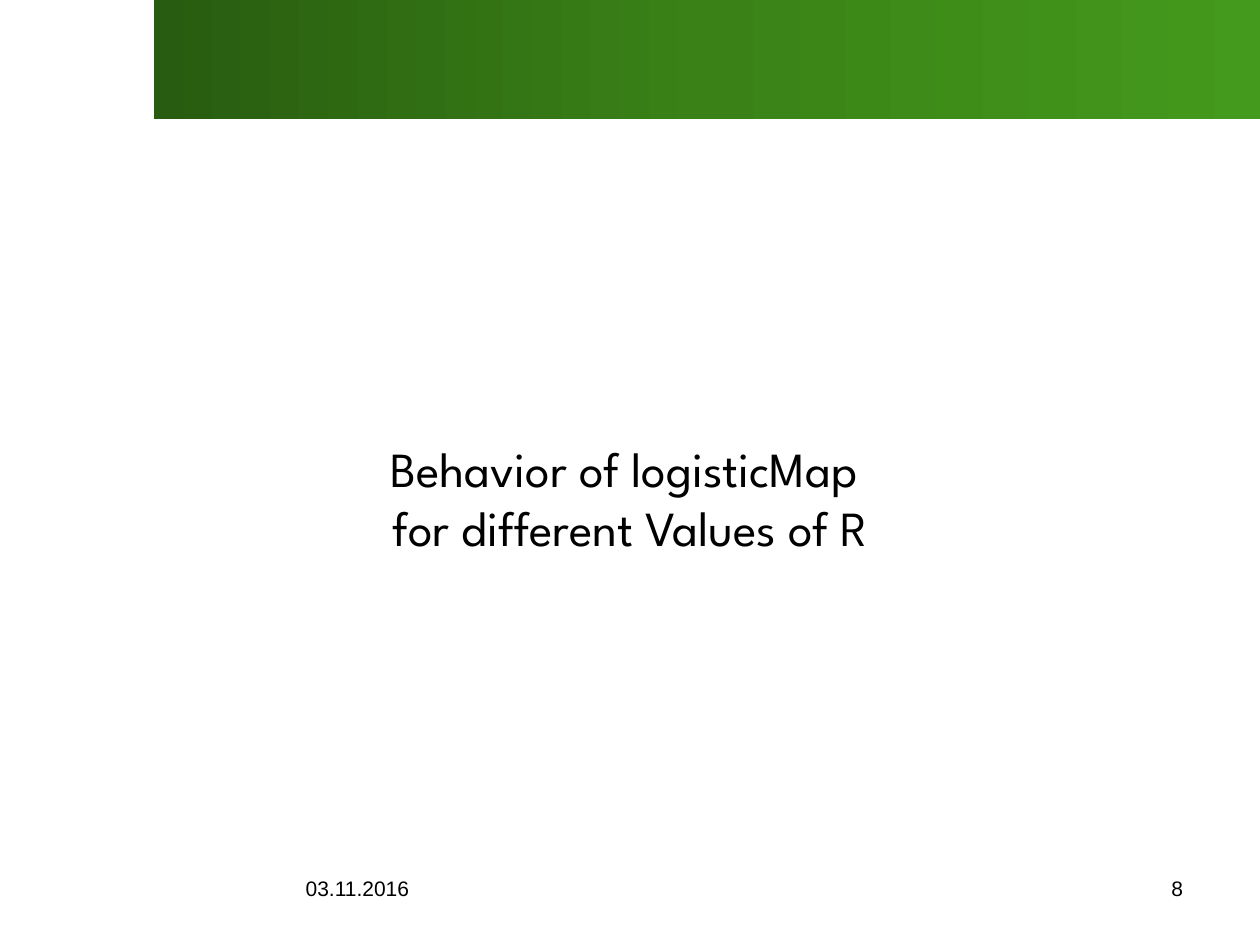
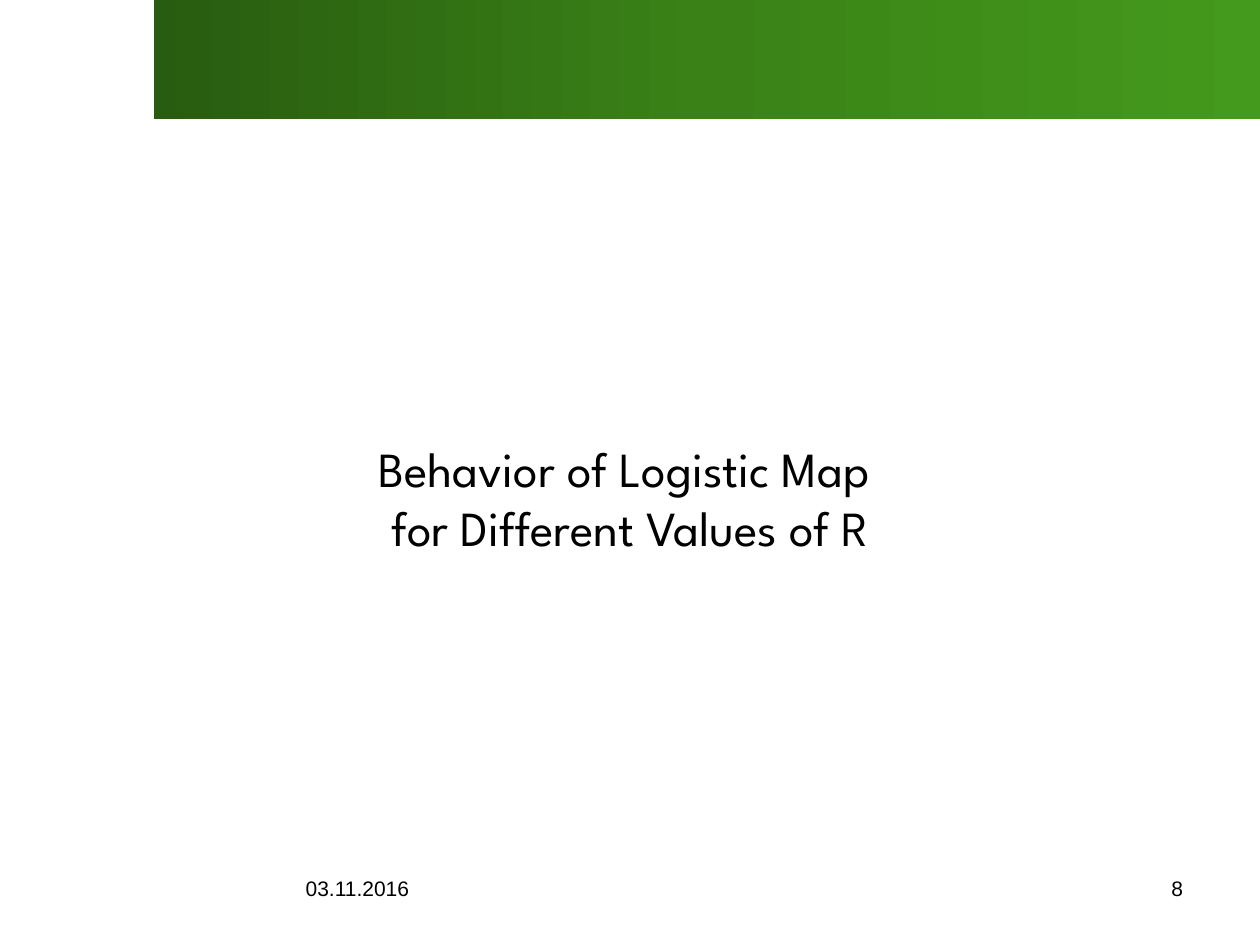
Before and after one commit to SOAS-Uni-Augsburg/ws16-17-group-13, a slide deck: slide 8 of Blatt02/Aufgabe01/Slides.pptx. Drawn at 1260x945 pixels with LibreOffice and Linux fonts; fonts in the diff are those of the drawing; background and template pictures are left out. Boxes give left, top, right and bottom in pixels: in the first picture for what was removed or moved away, otherwise in the second. Text is boxed around its words. In the diff, an @@ line names an element or a change of style, - is before the commit and + after.

```diff
--- a/Blatt02/Aufgabe01/Slides.pptx
+++ b/Blatt02/Aufgabe01/Slides.pptx
@@ title at (x1=379, y1=452, x2=869, y2=547): text changed @@
-Behavior of logisticMap
-for different Values of R
+Behavior of Logistic Map
+for Different Values of R
```
Also in this commit, not shown: 1 other slide changed.
